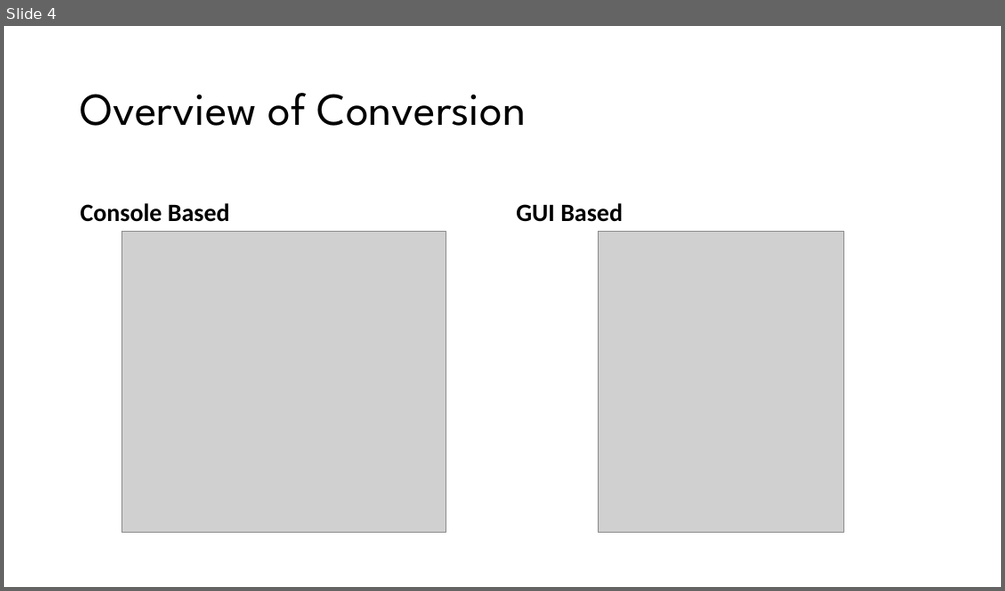
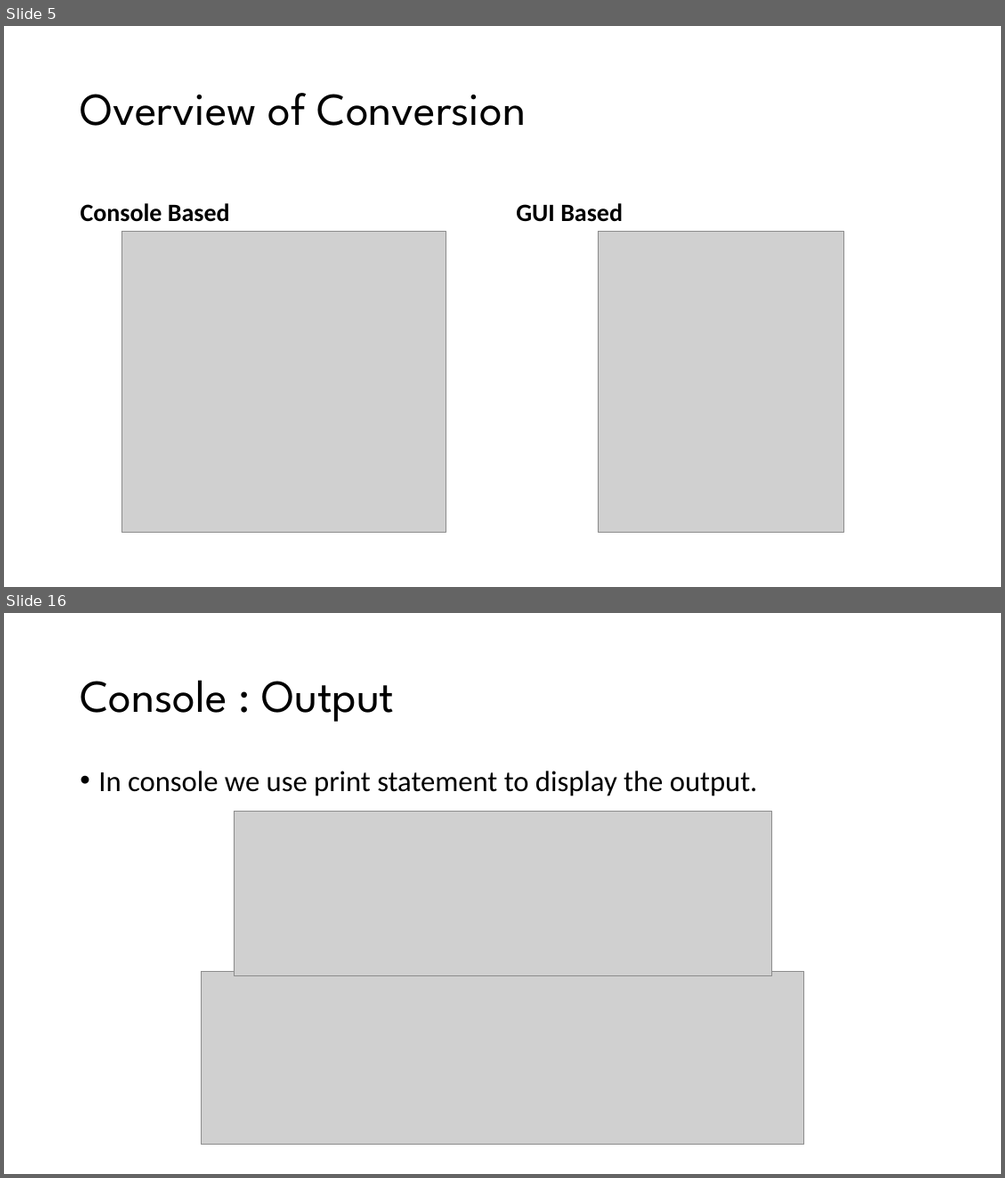
Before and after one commit to RKS200/Grade-Predictor, a slide deck: presentation.pptx. Shown one above the other, each under a label of ours: slide 4 before the commit, slides 5 and 16 after it; the slides between them are not shown. The pictures are 1005x591 and 1005x1178 pixels, drawn with LibreOffice and Linux fonts; fonts in the diff are those of the drawing; grey boxes stand for pictures. Boxes give left, top, right and bottom in pixels: in the first picture for what was removed or moved away, otherwise in the second. Text is boxed around its words. In the diff, an @@ line names an element or a change of style, - is before the commit and + after.

```diff
--- a/presentation.pptx
+++ b/presentation.pptx
@@ slide 16 added at box(4, 613, 1001, 1174), background #FFFFFF @@
@@ title added at box(80, 680, 395, 722), 44 pt, text #000000 @@
+Console : Output
@@ text added at box(98, 771, 758, 796), 28 pt, text #000000 @@
+• In console we use print statement to display the output.
@@ picture added at box(234, 811, 771, 976) @@
@@ picture added at box(201, 971, 804, 1144) @@
@@ what was slide 4 is now slide 5 @@
```
Also in this commit, not shown: 23 other slides added, 1 slide removed.
